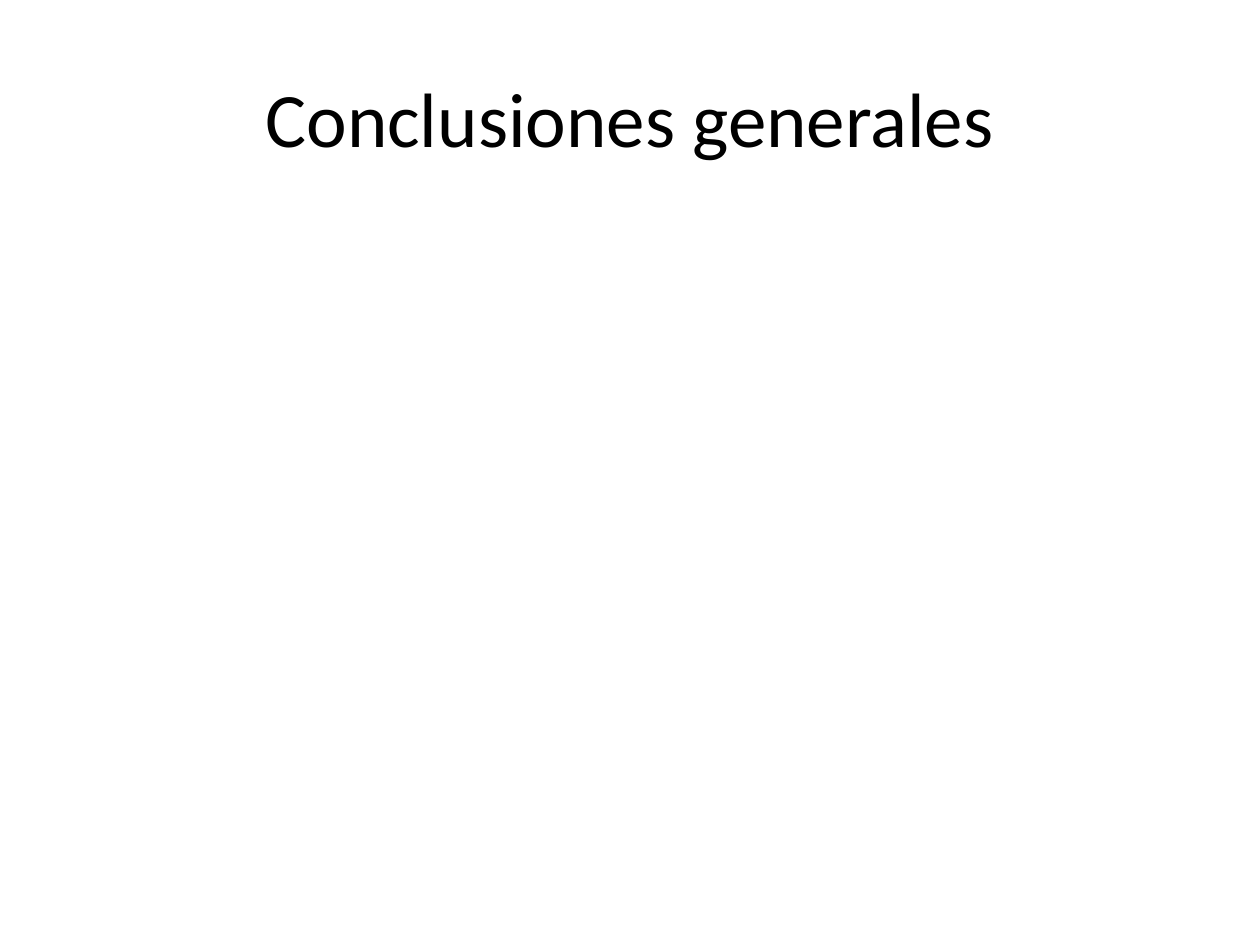
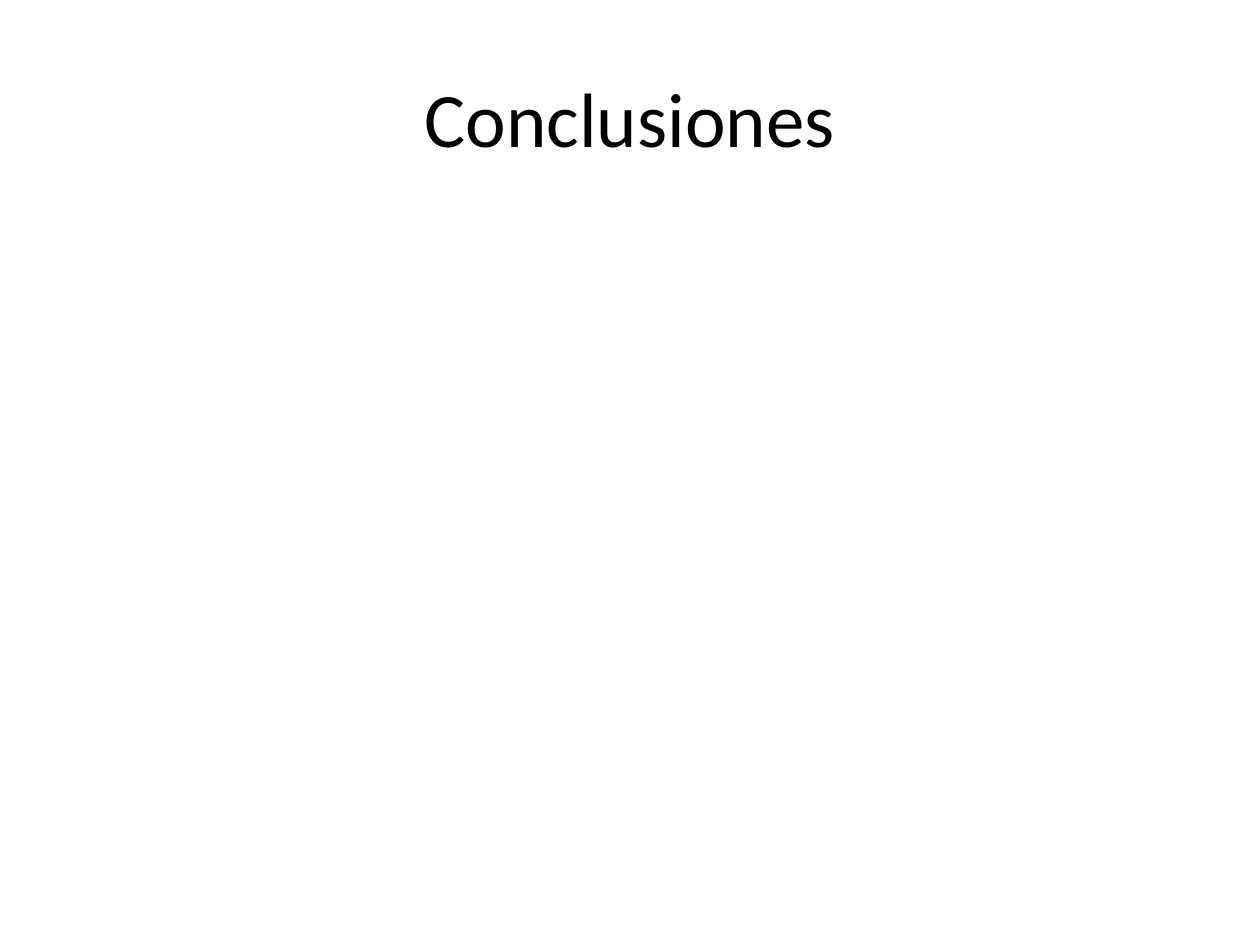
Before and after one commit to alejandrorago/qatesis2, a slide deck: slide 16 of Capitulos Finales/filiminasPeladas.pptx (slide 14 before the commit). Drawn at 1260x945 pixels with LibreOffice and Linux fonts; fonts in the diff are those of the drawing. Boxes give left, top, right and bottom in pixels: in the first picture for what was removed or moved away, otherwise in the second. Text is boxed around its words. In the diff, an @@ line names an element or a change of style, - is before the commit and + after.

```diff
--- a/Capitulos Finales/filiminasPeladas.pptx
+++ b/Capitulos Finales/filiminasPeladas.pptx
@@ title at [425,93,835,148]: text changed @@
-Conclusiones generales
+Conclusiones
```
Also in this commit, not shown: 8 other slides changed, 3 slides added, 1 slide removed.
